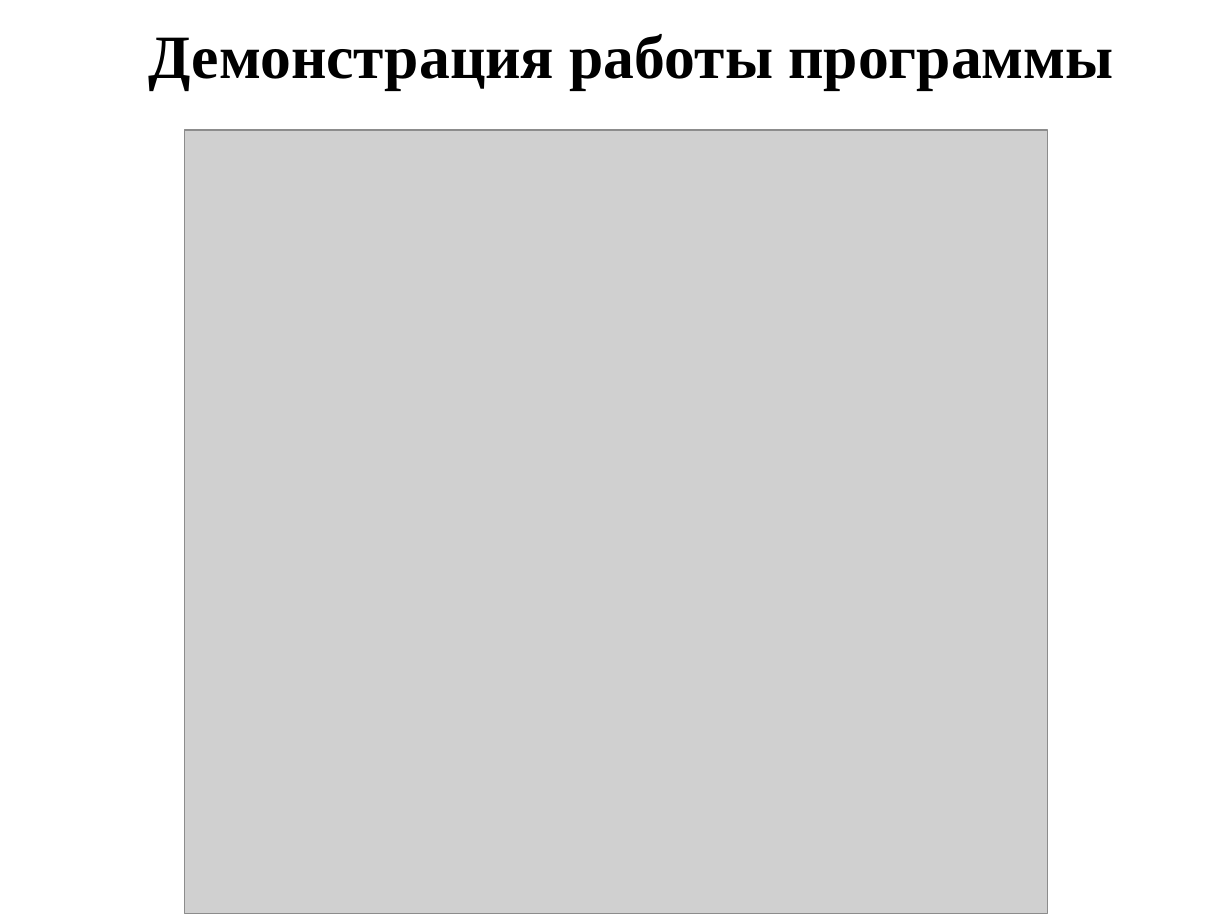
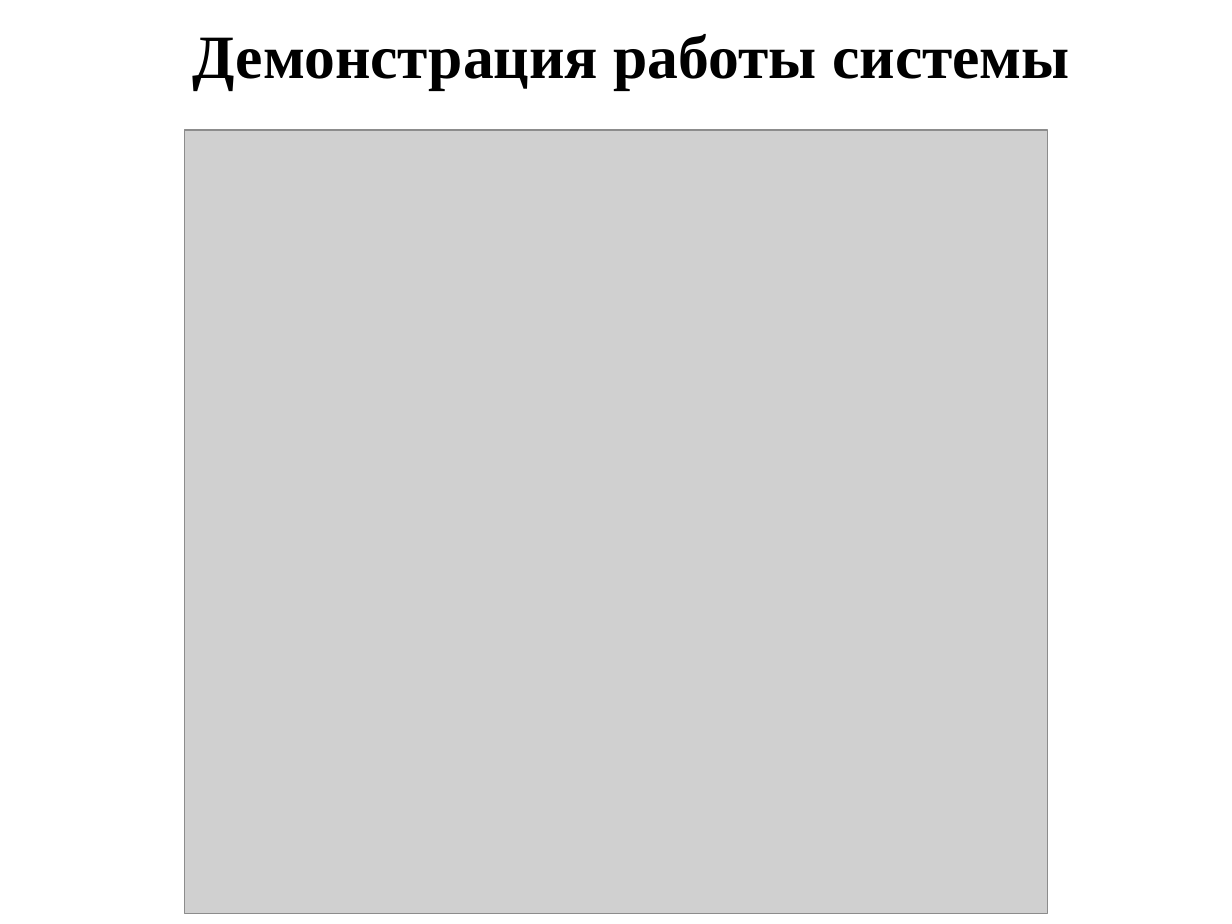
Before and after one commit to ChoroDev/master-degree-graduation-project, a slide deck: slide 12 of note/presentation.pptx. Drawn at 1232x924 pixels with LibreOffice and Linux fonts; fonts in the diff are those of the drawing; grey boxes stand for pictures. Boxes give left, top, right and bottom in pixels: in the first picture for what was removed or moved away, otherwise in the second. Text is boxed around its words. In the diff, an @@ line names an element or a change of style, - is before the commit and + after.

```diff
--- a/note/presentation.pptx
+++ b/note/presentation.pptx
@@ text at bbox=[193, 34, 1070, 89]: text changed @@
-Демонстрация работы программы
+Демонстрация работы системы
```
Also in this commit, not shown: 1 other slide changed, 1 other file.
